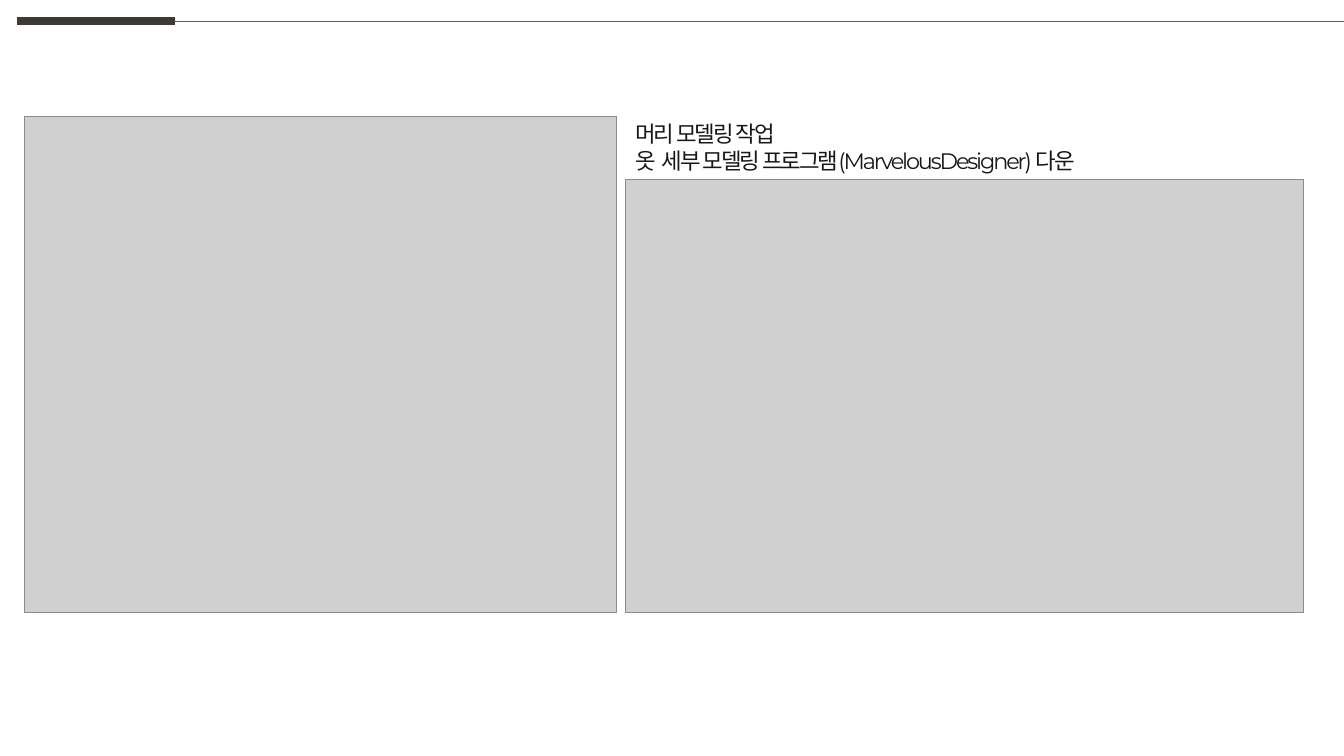
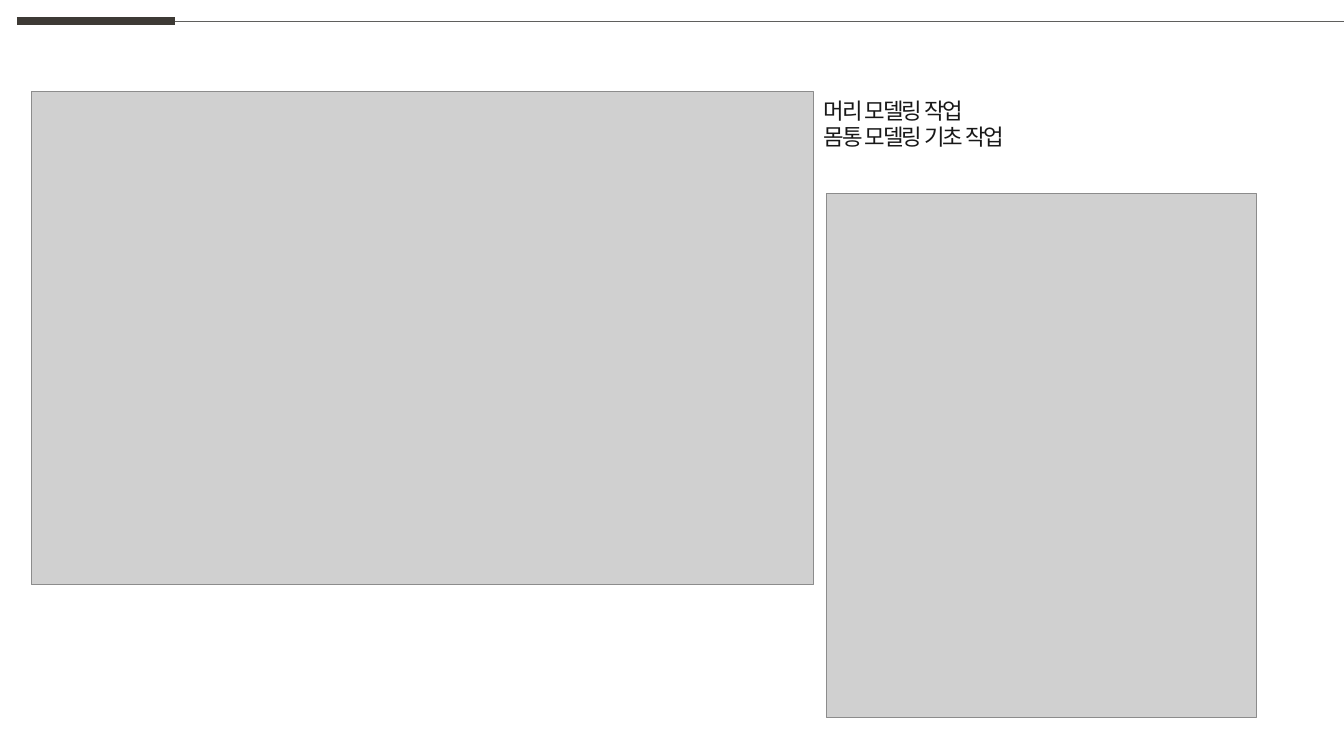
Before and after one commit to weaknessHero/Project_AvatarS, a slide deck: slide 16 of 발표자료/업데이트/LJJppt.pptx. Drawn at 1344x756 pixels with LibreOffice and Linux fonts; fonts in the diff are those of the drawing; grey boxes stand for pictures. Boxes give left, top, right and bottom in pixels: in the first picture for what was removed or moved away, otherwise in the second. Text is boxed around its words. In the diff, an @@ line names an element or a change of style, - is before the commit and + after.

```diff
--- a/발표자료/업데이트/LJJppt.pptx
+++ b/발표자료/업데이트/LJJppt.pptx
@@ picture: place and size @@
-picture at bbox=[24, 117, 616, 613]
+picture at bbox=[31, 92, 815, 585]
@@ text "머리 모델링 작업": place and size @@
-text "머리 모델링 작업" at bbox=[635, 123, 1075, 174]
+text "머리 모델링 작업" at bbox=[824, 100, 1004, 147]
@@ text at bbox=[824, 126, 1004, 147]: text changed @@
-옷 세부 모델링 프로그램(MarvelousDesigner) 다운
+몸통 모델링 기초 작업
@@ picture: place and size @@
-picture at bbox=[625, 179, 1304, 612]
+picture at bbox=[827, 194, 1257, 718]
```
